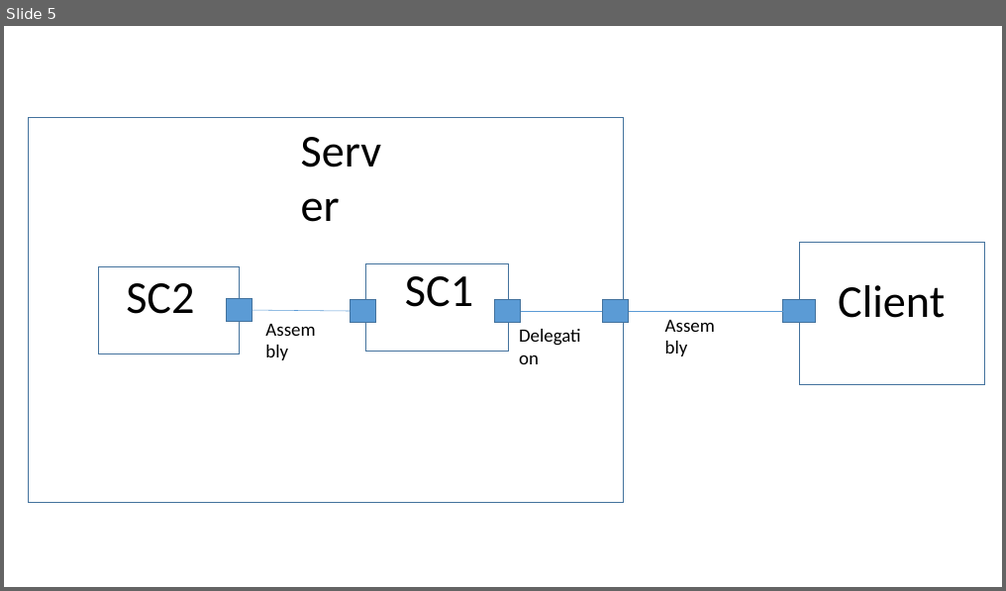
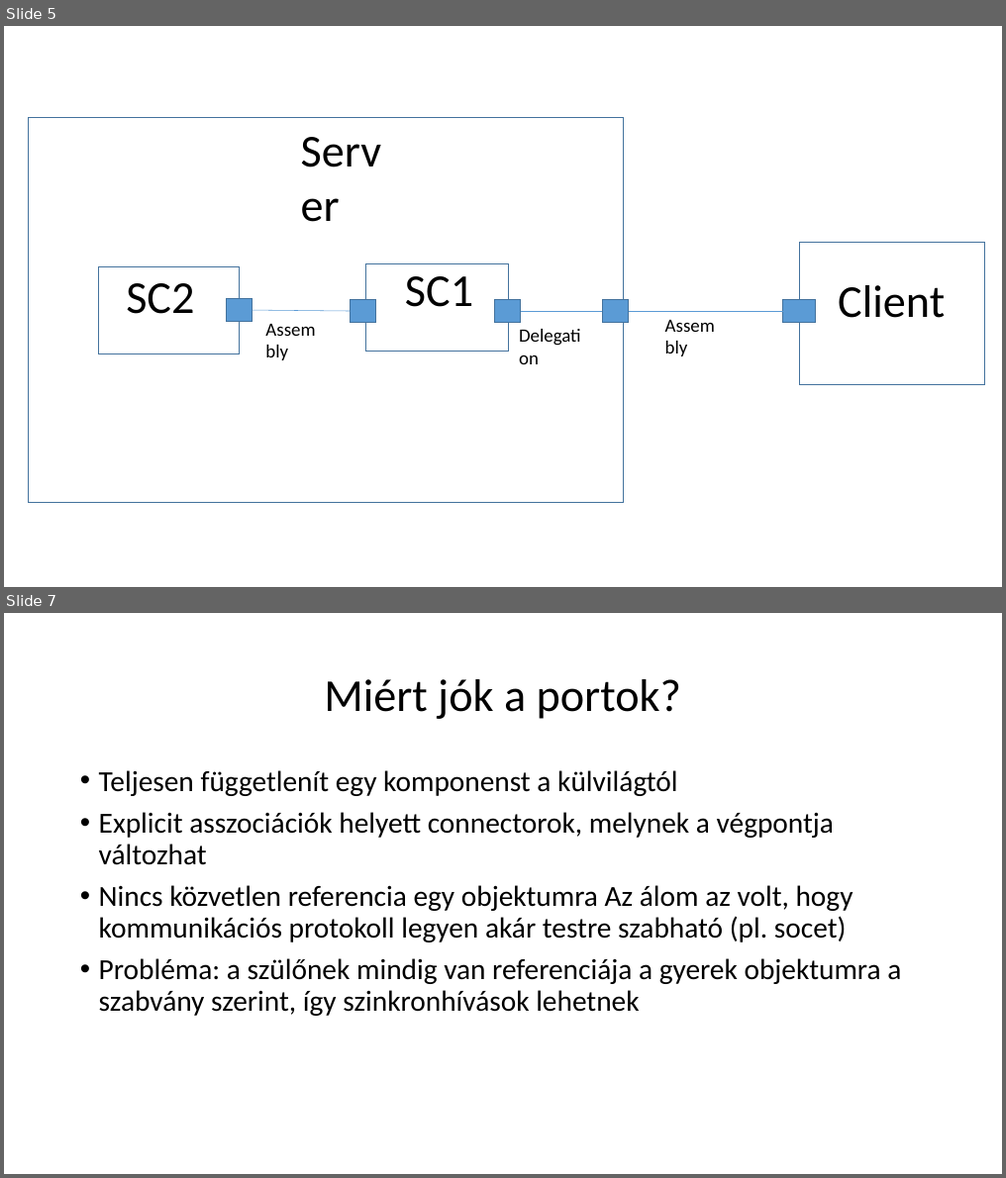
Before and after one commit to nagyandras95/Egyetem, a slide deck: port_versions/Komponensek.pptx. Shown one above the other, each under a label of ours: slide 5 before the commit, slides 5 and 7 after it; the slides between them are not shown. The pictures are 1006x591 and 1006x1178 pixels, drawn with LibreOffice and Linux fonts; fonts in the diff are those of the drawing. Boxes give left, top, right and bottom in pixels: in the first picture for what was removed or moved away, otherwise in the second. Text is boxed around its words. In the diff, an @@ line names an element or a change of style, - is before the commit and + after.

```diff
--- a/port_versions/Komponensek.pptx
+++ b/port_versions/Komponensek.pptx
@@ slide 7 added at [4, 613, 1002, 1174], background #FFFFFF @@
@@ title added at [324, 679, 681, 719], 44 pt, text #000000 @@
+Miért jók a portok?
@@ text added at [99, 770, 901, 1016], 28 pt, text #000000 @@
+• Teljesen függetlenít egy komponenst a külvilágtól
+• Explicit asszociációk helyett connectorok, melynek a végpontja változhat
+• Nincs közvetlen referencia egy objektumra Az álom az volt, hogy kommunikációs protokoll legyen akár testre szabható (pl. socet)
+• Probléma: a szülőnek mindig van referenciája a gyerek objektumra a szabvány szerint, így szinkronhívások lehetnek
```
Also in this commit, not shown: 4 slides changed.
